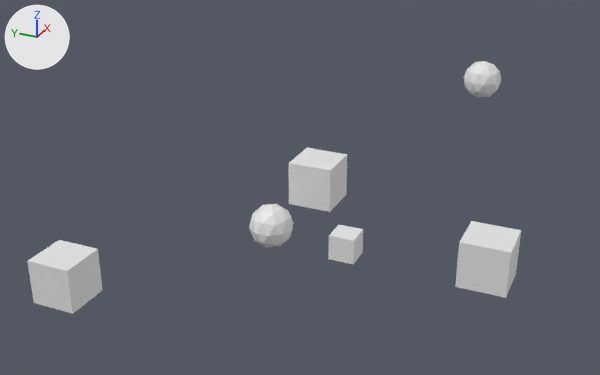
The Blender file project/resources/level_editor/Stage_editor.blend: old version first, new version second.
Before and after are seen from a camera (50 mm lens) standing at (-29.4, -11.0, 17.7) and looking at (-1.5, 1.6, 3.8). The axes (+X, +Y, +Z) are drawn at upper left. The lights are the same throughout. The picture after the commit comes second.

Script lines for the objects in view, before the commit:
```python
me_cube = bpy.data.meshes.new('Cube')
me_cube.from_pydata(...)  # a box spanning x -1.0..1.0, y -1.0..1.0, z -1.0..1.0
me_cube.materials.append(mat_material)  # white #e7e7e7
me_ico球 = bpy.data.meshes.new('ICO球')
me_ico球.from_pydata(...)  # an icosphere of 80 faces spanning x -0.95..0.95, y -1.0..1.0, z -1.0..1.0
me_ico球_001 = bpy.data.meshes.new('ICO球.001')
me_ico球_001.from_pydata(...)  # an icosphere of 80 faces spanning x -0.95..0.95, y -1.0..1.0, z -1.0..1.0
me_立方体 = bpy.data.meshes.new('立方体')
me_立方体.from_pydata(...)  # a box spanning x -1.0..1.0, y -1.0..1.0, z -1.0..1.0
me_立方体_001 = bpy.data.meshes.new('立方体.001')
me_立方体_001.from_pydata(...)  # a box spanning x -1.0..1.0, y -1.0..1.0, z -1.0..1.0
me_立方体_002 = bpy.data.meshes.new('立方体.002')
me_立方体_002.from_pydata(...)  # a box spanning x -1.0..1.0, y -1.0..1.0, z -1.0..1.0
ob_cube = bpy.data.objects.new('Cube', me_cube)
ob_cube.location = (0.01, -5.91, 1.45)
ob_effectspawn_01 = bpy.data.objects.new('EffectSpawn_01', me_ico球)
ob_effectspawn_01.location = (0.78, -4.85, 8.47)
ob_effectspawn_01.scale = (0.701, 0.701, 0.701)
ob_ico球 = bpy.data.objects.new('ICO球', me_ico球_001)
ob_ico球.location = (0.0, 3.67, 0.91)
ob_立方体 = bpy.data.objects.new('立方体', me_立方体)
ob_立方体.location = (-2.36, -0.76, 2.12)
ob_立方体.scale = (0.522, 0.522, 0.522)
ob_立方体_001 = bpy.data.objects.new('立方体.001', me_立方体_001)
ob_立方体_001.location = (2.24, 2.4, 2.48)
ob_立方体_002 = bpy.data.objects.new('立方体.002', me_立方体_002)
ob_立方体_002.location = (-6.04, 10.24, 0.0)
```
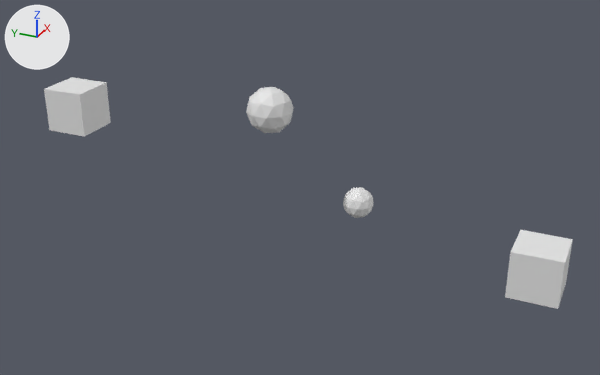
The change in detail:
Object 'Cube' (ob_cube) moves from (0.01, -5.91, 1.45) to (0.01, 13.63, 5.05).
Object '立方体' (ob_立方体) moves from (-2.36, -0.76, 2.12) to (-0.02, -8.11, 1.85).
Object '立方体.001' (ob_立方体_001) moves from (2.24, 2.4, 2.48) to (-0.03, -7.88, 1.49).
Object 'EffectSpawn_01' (ob_effectspawn_01) moves from (0.78, -4.85, 8.47) to (2.17, 0.41, 1.73).
Object '立方体.002' (ob_立方体_002) is deleted.
Object 'ICO球' (ob_ico球) moves from (0.0, 3.67, 0.91) to (0.03, 3.67, 6.28).

Boxes [x1, y1, x2, y2] around the edits, measured in the pictures (600 x 375 px):
'立方体.001', moved
    before: [289, 148, 347, 212]
    after: [505, 230, 573, 309]
'Cube', moved
    before: [455, 221, 521, 298]
    after: [44, 77, 111, 137]
'立方体.002', deleted
    before: [27, 240, 103, 314]
'ICO球', moved
    before: [249, 204, 294, 248]
    after: [246, 87, 294, 133]
'EffectSpawn_01', moved
    before: [464, 61, 501, 97]
    after: [343, 187, 373, 218]
'立方体', moved (not visible afterwards)
    before: [328, 224, 363, 264]
